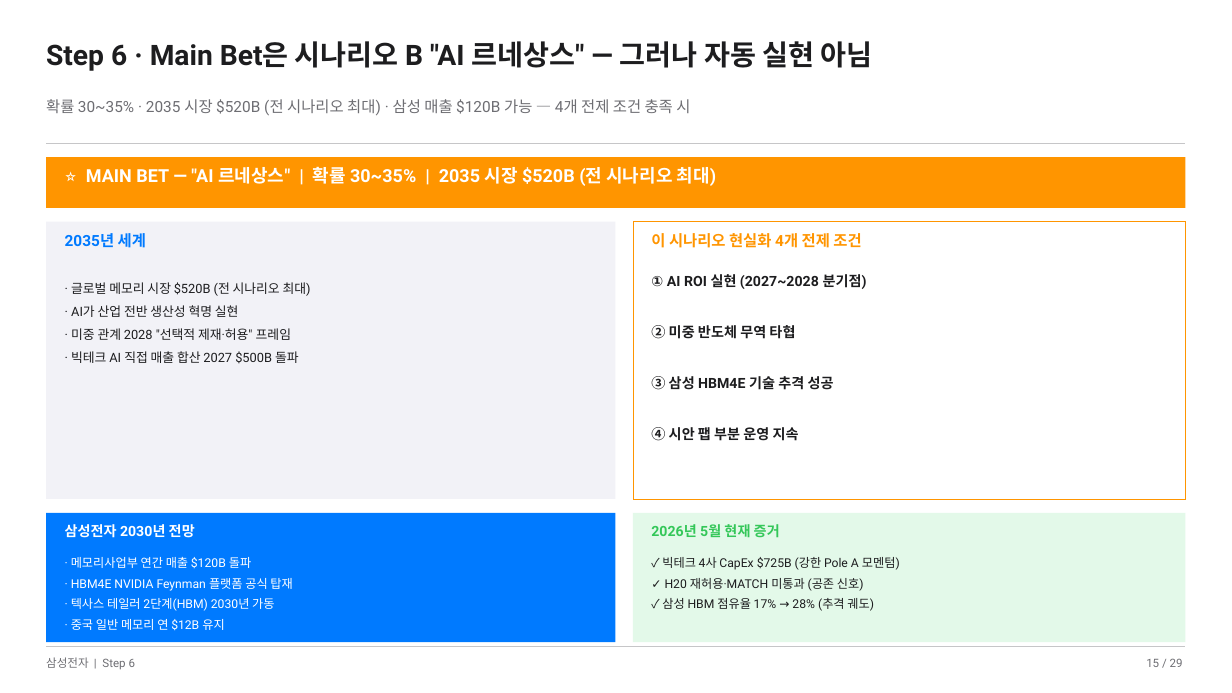
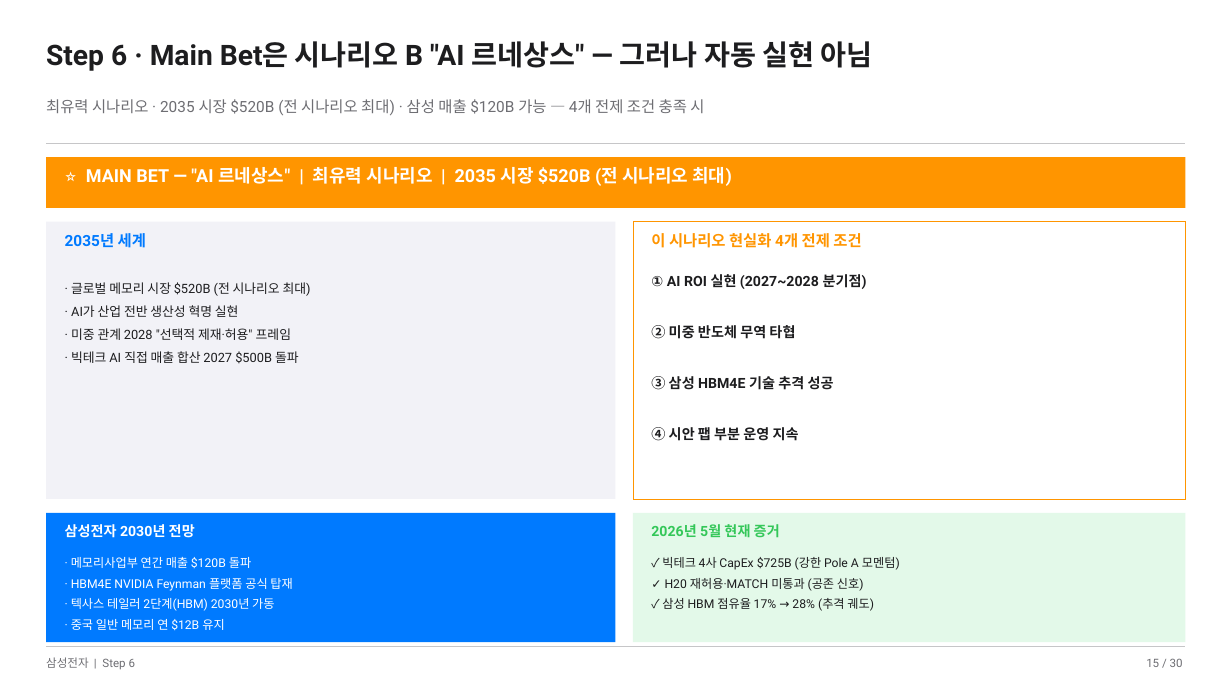
Before and after one commit to k31001/action-learning, a slide deck: slide 15 of outputs/presentation/samsung-memory-scenario-planning-apple-hig.pptx. Drawn at 1232x693 pixels with LibreOffice and Linux fonts; fonts in the diff are those of the drawing. Boxes give left, top, right and bottom in pixels: in the first picture for what was removed or moved away, otherwise in the second. Text is boxed around its words. In the diff, an @@ line names an element or a change of style, - is before the commit and + after.

```diff
--- a/outputs/presentation/samsung-memory-scenario-planning-apple-hig.pptx
+++ b/outputs/presentation/samsung-memory-scenario-planning-apple-hig.pptx
@@ text at (46,99,704,115): text changed @@
-확률 30~35% · 2035 시장 $520B (전 시나리오 최대) · 삼성 매출 $120B 가능 — 4개 전제 조건 충족 시
+최유력 시나리오 · 2035 시장 $520B (전 시나리오 최대) · 삼성 매출 $120B 가능 — 4개 전제 조건 충족 시
@@ text at (86,167,732,186): text changed @@
-⭐ MAIN BET — "AI 르네상스" | 확률 30~35% | 2035 시장 $520B (전 시나리오 최대)
+⭐ MAIN BET — "AI 르네상스" | 최유력 시나리오 | 2035 시장 $520B (전 시나리오 최대)
@@ text at (1146,658,1183,667): text changed @@
-15 / 29
+15 / 30
```
Also in this commit, not shown: 27 other slides changed, 1 slide added, 34 other files.
